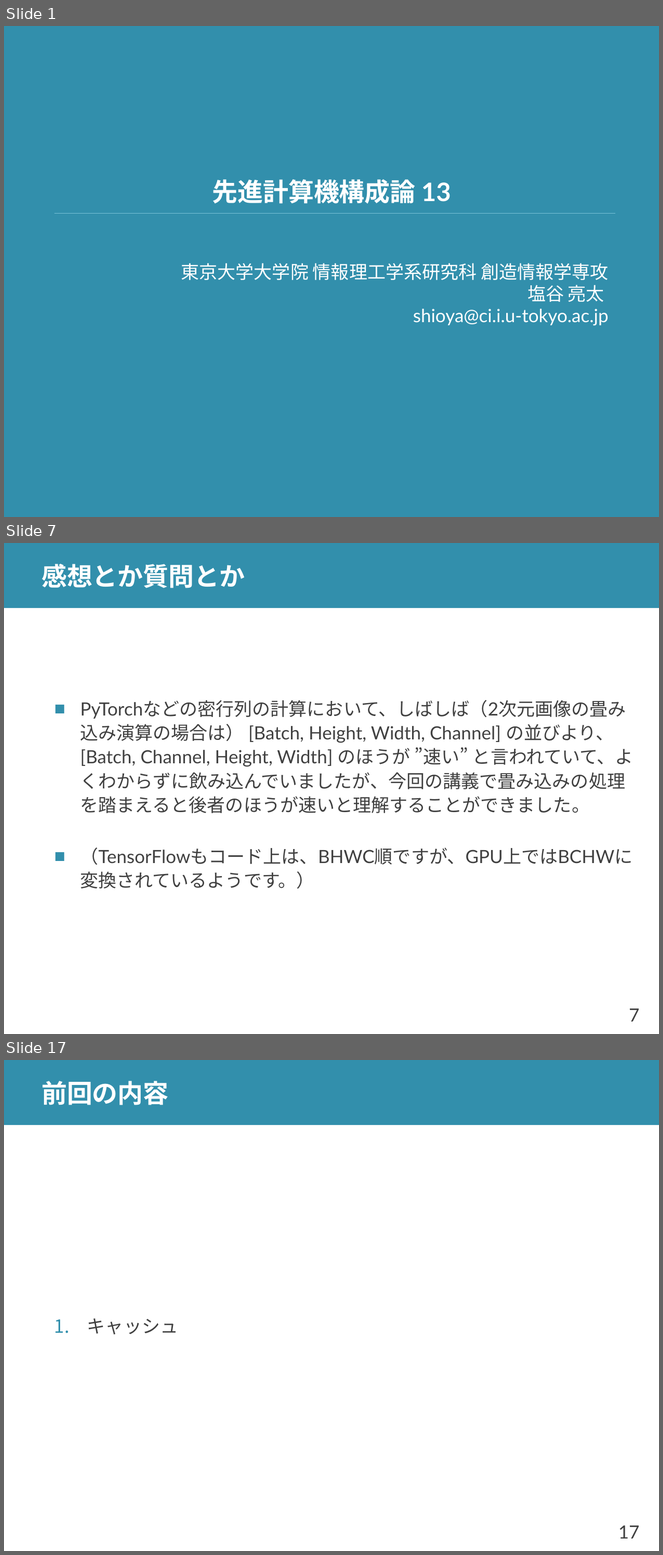
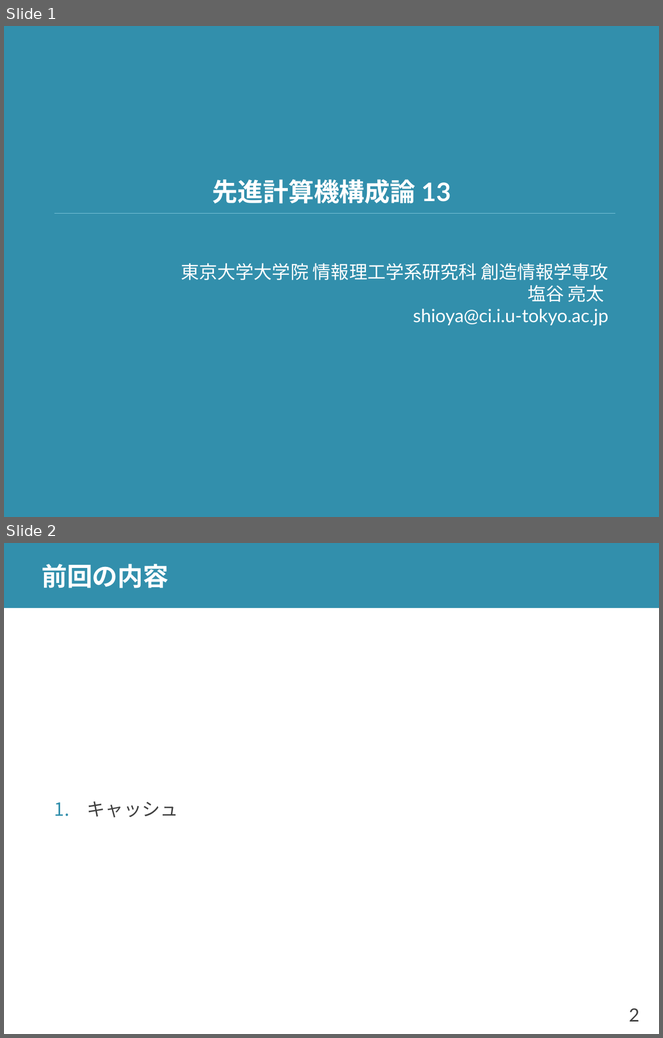
Before and after one commit to shioyadan/advanced-computer-organization, a slide deck: aco-shioya-13.pptx. Shown one above the other, each under a label of ours: slides 1, 7 and 17 before the commit, slides 1 and 2 after it; the slides between them are not shown. The pictures are 663x1555 and 663x1038 pixels, drawn with LibreOffice and Linux fonts; fonts in the diff are those of the drawing. Boxes give left, top, right and bottom in pixels: in the first picture for what was removed or moved away, otherwise in the second. Text is boxed around its words. In the diff, an @@ line names an element or a change of style, - is before the commit and + after.

```diff
--- a/aco-shioya-13.pptx
+++ b/aco-shioya-13.pptx
@@ slide 7 removed at <box>4,543,659,1034</box>, background #FFFFFF; not listed: 2 template elements that a slide beside it also shows @@
@@ title removed at <box>41,564,245,588</box> @@
-感想とか質問とか
@@ text removed at <box>80,700,634,889</box> @@
-■ PyTorchなどの密行列の計算において、しばしば（2次元画像の畳み込み演算の場合は） [Batch, Height, Width, Channel] の並びより、 [Batch, Channel, Height, Width] のほうが ”速い” と言われていて、よくわからずに飲み込んでいましたが、今回の講義で畳み込みの処理を踏まえると後者のほうが速いと理解することができました。
-■ （TensorFlowもコード上は、BHWC順ですが、GPU上ではBCHWに変換されているようです。）
@@ what was slide 17 is now slide 2 @@
@@ page number at <box>629,1008,639,1022</box>: text changed @@
-17
+2
```
Also in this commit, not shown: 8 slides changed, 8 slides added, 13 other slides removed, 1 other file.
